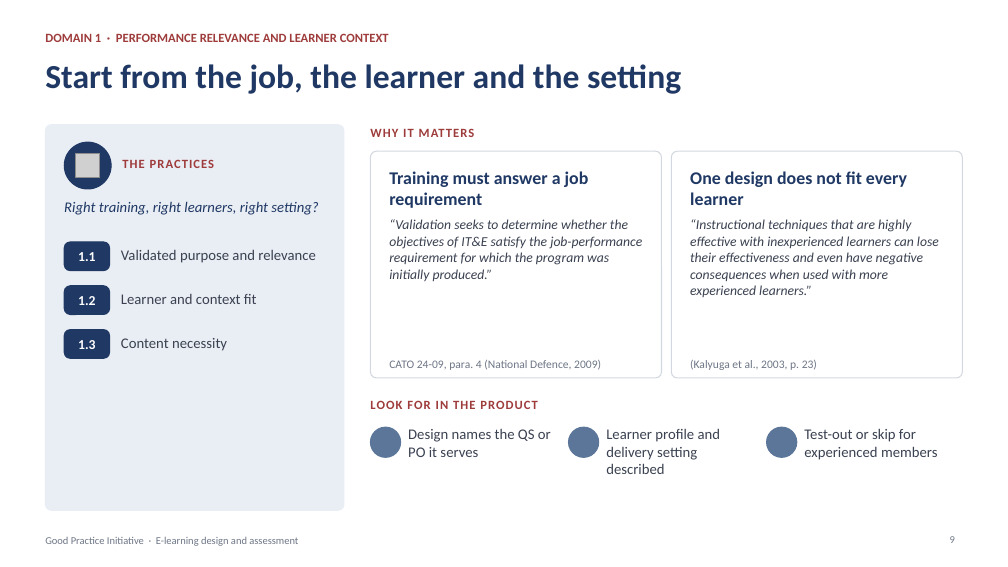
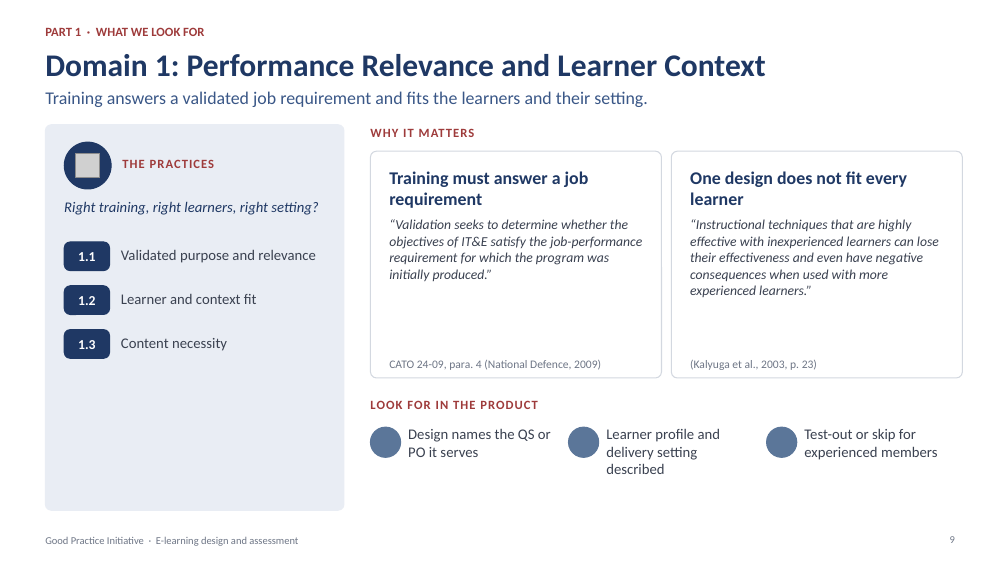
Before and after one commit to hpf118/Tina, a slide deck: slide 9 of good-practice-deck/Good-Practice-Initiative-Team-Briefing.pptx. Drawn at 1008x567 pixels with LibreOffice and Linux fonts; fonts in the diff are those of the drawing; grey boxes stand for pictures; background and template pictures are left out. Boxes give left, top, right and bottom in pixels: in the first picture for what was removed or moved away, otherwise in the second. Text is boxed around its words. In the diff, an @@ line names an element or a change of style, - is before the commit and + after.

```diff
--- a/good-practice-deck/Good-Practice-Initiative-Team-Briefing.pptx
+++ b/good-practice-deck/Good-Practice-Initiative-Team-Briefing.pptx
@@ text added at (x1=45, y1=27, x2=204, y2=36), 12 pt, text #9E3B3B, bold @@
+PART 1 · WHAT WE LOOK FOR
@@ title at (x1=45, y1=54, x2=765, y2=77): text changed; size 12 to 30 pt; text colour #9E3B3B to #1F3864 @@
-DOMAIN 1 · PERFORMANCE RELEVANCE AND LEARNER CONTEXT
+Domain 1: Performance Relevance and Learner Context
@@ title removed at (x1=45, y1=64, x2=681, y2=94) @@
-Start from the job, the learner and the setting
@@ text added at (x1=45, y1=91, x2=647, y2=107), 17 pt, text #3A5787 @@
+Training answers a validated job requirement and fits the learners and their setting.
```
Also in this commit, not shown: 26 other slides changed, 2 other files.
